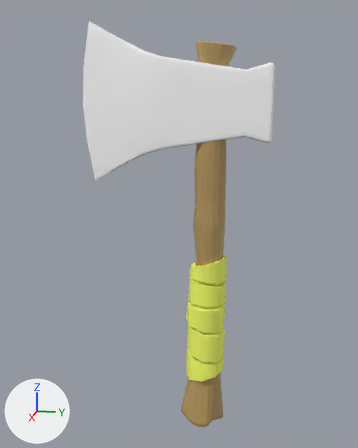
Renders of the FBX model Assets/DataFiles/Mesh/Axe/Axe_Middle.fbx from each side of a commit.
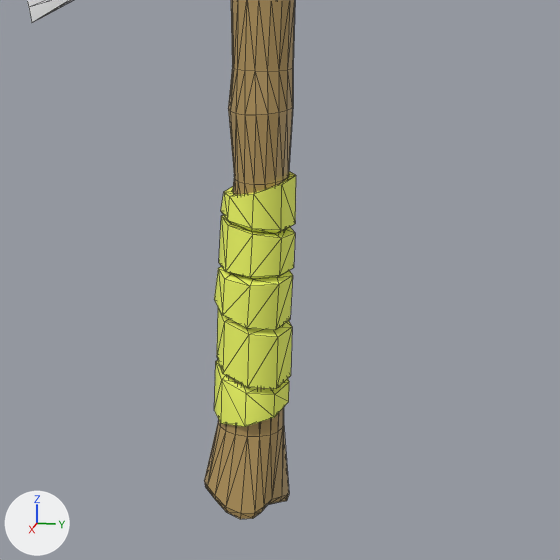
There are two pictures of each version: one whole from a 50 mm camera at (0.798, 0.114, 0.554) aimed at (0.005, -0.045, 0.356), one close up on the part from 22% to 100% of the width and 38% to 100% of the height. The lights are fixed; the arrows at lower left show +X, +Y and +Z. The close-ups show mesh edges as thin lines. Where no turn or scale is listed for an object, it has been applied to the vertices.

The older version as bpy lines, for what is in view:
```python
mat_blinn4 = principled_material('blinn4')
mat_blinn4.base_color = (0.9, 1.0, 0.135)  # yellow #f3ff67
mat_blinn4.roughness = 0.749
me_mesh = bpy.data.meshes.new('Mesh')
me_mesh.from_pydata(...)  # 597 vertices, 1170 faces; spans x -0.041..0.035, y -0.207..0.102, z -0.005..0.679
# faces by material slot: [684, 240, 246]
me_mesh.materials.append(mat_hatchet_mat1)  # orange #b4975e
me_mesh.materials.append(mat_blinn4)  # yellow #f3ff67
me_mesh.materials.append(mat_hatchet_default2)  # white #ffffff
ob_axe_middle = bpy.data.objects.new('Axe_Middle', me_mesh)
ob_axe_middle.location = (0.014, 0.0, 0.0)
```
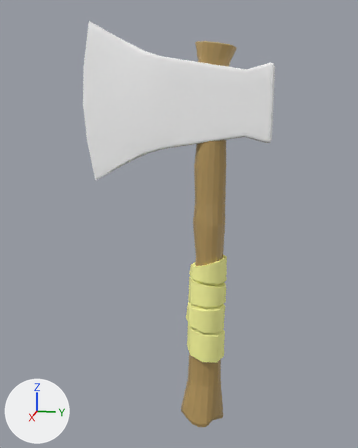
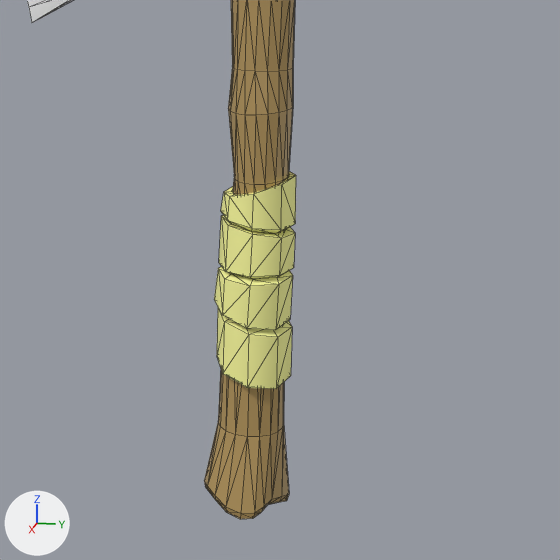
Where the change shows, as pixel boxes (x1, y1, x2, y2) in the close-ups (560 x 560 px):
'Axe_Middle', recoloured, reshaped
    both: (27, 0, 296, 519)
part 1 of me_mesh, deleted (yellow)
    before: (214, 360, 289, 427)

Edits to the bpy script that builds the scene:
```text
Change mat_blinn4:
    mat_blinn4.base_color: (0.9, 1.0, 0.135) -> (1.0, 1.0, 0.353)  # yellow #f3ff67 -> yellow #ffffa0
Change me_mesh:
    used by ob_axe_middle; location = (0.014, 0.0, 0.0)
    remove me_mesh.from_pydata(...)  # 597 vertices, 1170 faces; spans x -0.041..0.035, y -0.207..0.102, z -0.005..0.679
    add me_mesh.from_pydata(...)  # 573 vertices, 1122 faces; spans x -0.041..0.035, y -0.207..0.102, z -0.005..0.679
    me_mesh part 1
    24 vertices are removed from x -0.038..0.029, y -0.031..0.036, z 0.081..0.13
    48 faces are deleted
```
